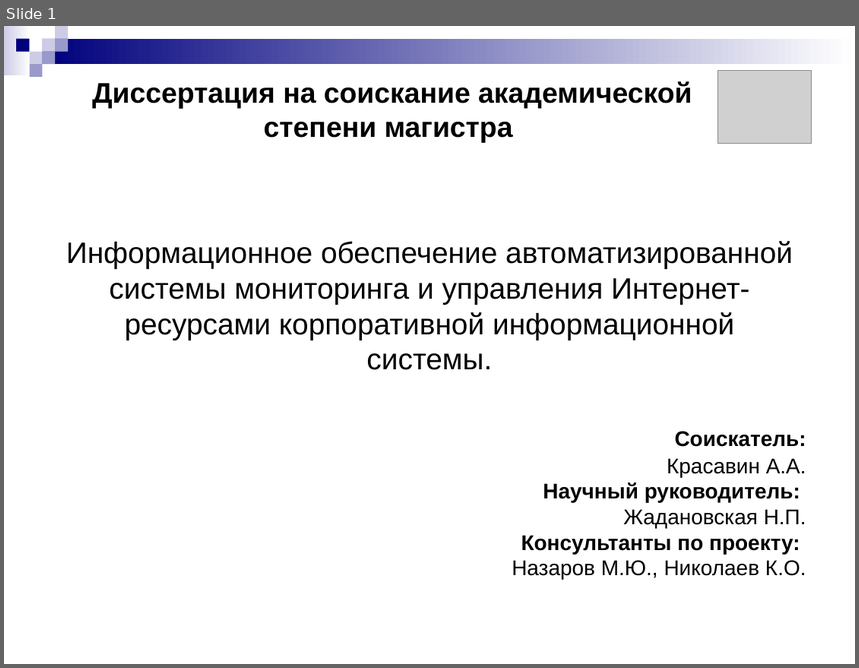
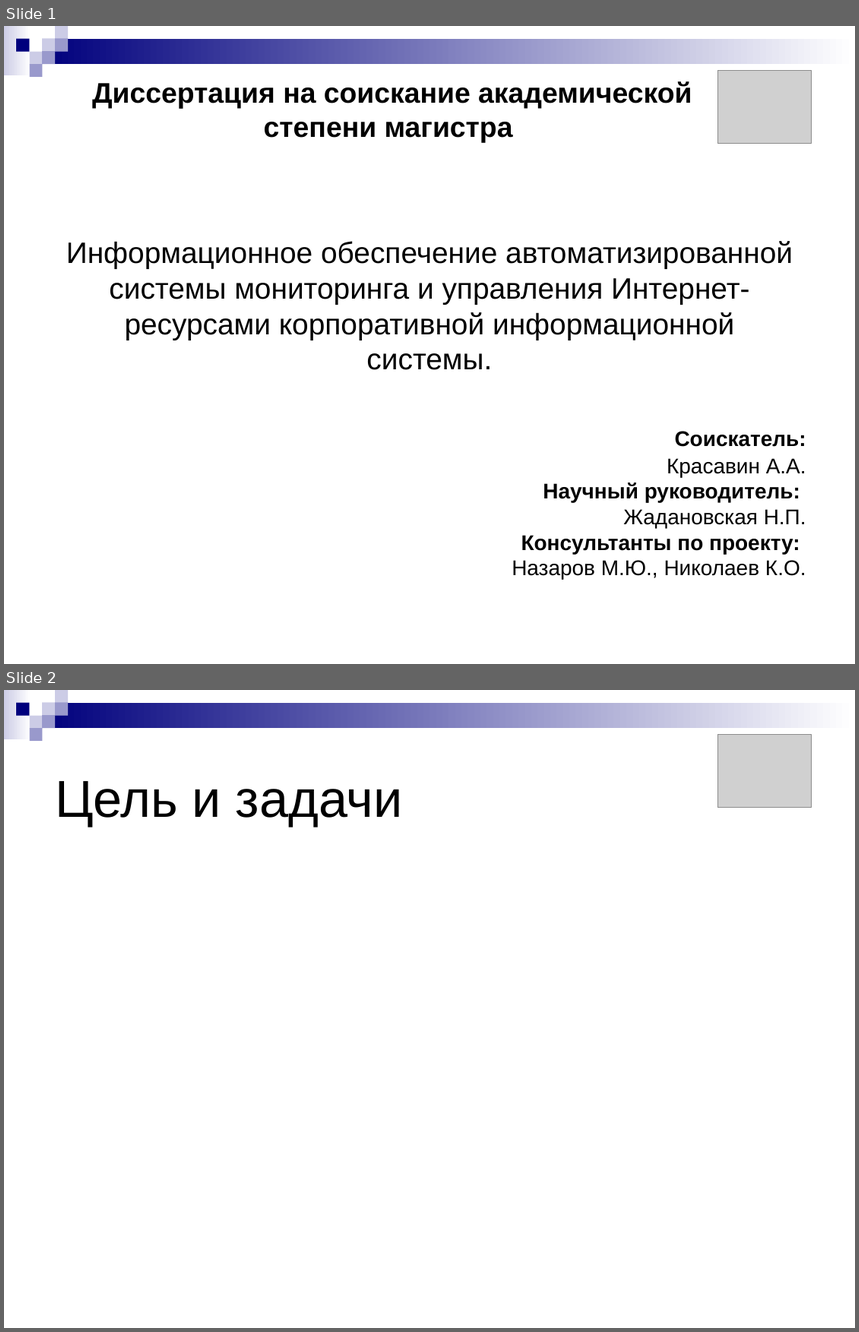
Before and after one commit to aricent123/cadbis, a slide deck: CADBiS_docs/DRypa/presentation.ppt. Shown one above the other, each under a label of ours: slide 1 before the commit, slides 1 and 2 after it. The pictures are 859x668 and 859x1332 pixels, drawn with LibreOffice and Linux fonts; fonts in the diff are those of the drawing; grey boxes stand for pictures. Boxes give left, top, right and bottom in pixels: in the first picture for what was removed or moved away, otherwise in the second. Text is boxed around its words. In the diff, an @@ line names an element or a change of style, - is before the commit and + after.

```diff
--- a/CADBiS_docs/DRypa/presentation.ppt
+++ b/CADBiS_docs/DRypa/presentation.ppt
@@ slide 2 added at bbox=[4, 690, 855, 1328], background #FFFFFF; not listed: 9 template elements that a slide beside it also shows @@
@@ picture added at bbox=[718, 734, 812, 808] @@
@@ title added at bbox=[55, 781, 403, 826], 44 pt, text #000000 @@
+Цель и задачи
```
Also in this commit, not shown: 9 other slides added, 1 slide removed.
